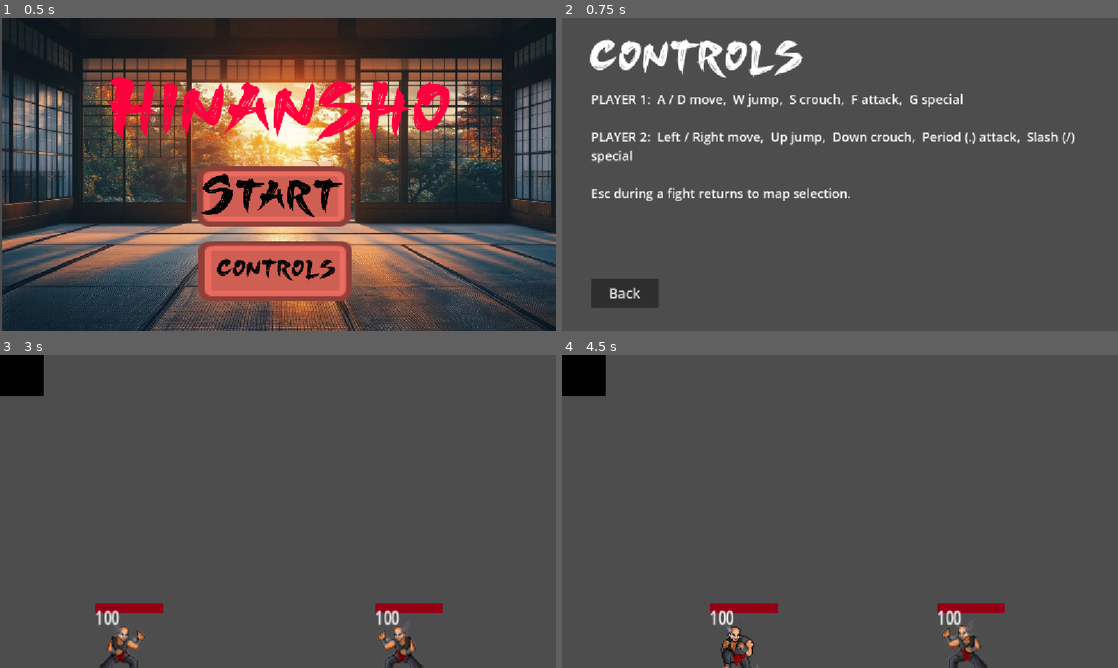
Above: before the commit, frames 1-4 (two rows, left to right).
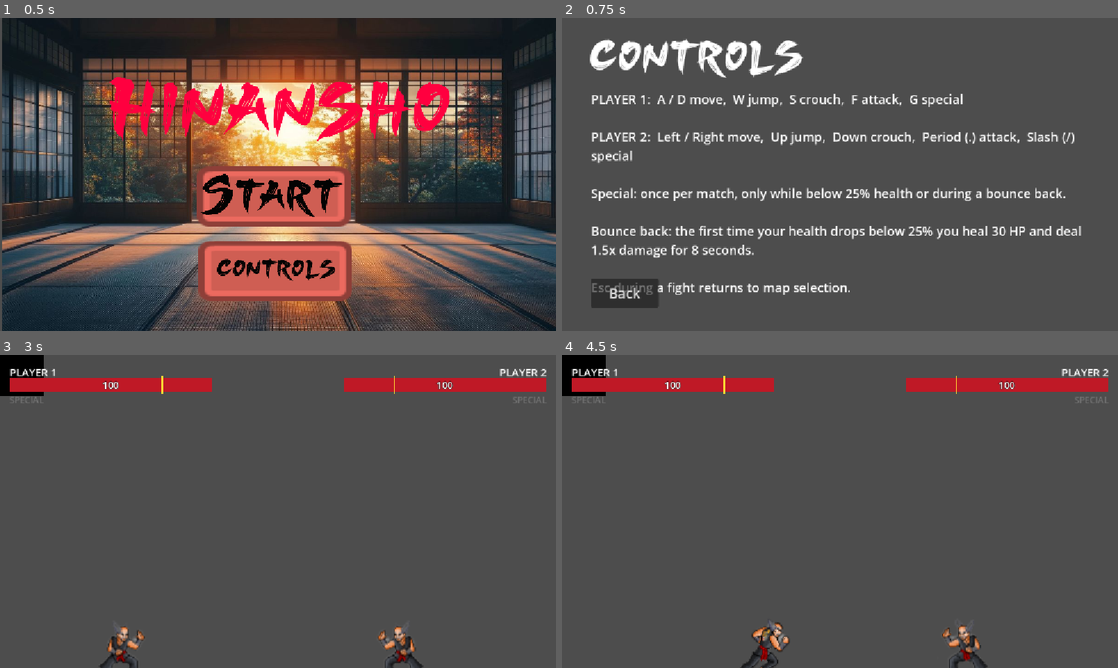
Above: after the commit, the same moments.

Repository: Jaferraza/Hinansho
Game: Godot game, scene res://scenes/main_menu.tscn
The game is run twice, just before and just after one commit, with the same random seed, the same clock (stepped at 60 frames per second) and the same inputs. Video files are missing from this copy of the repository; at most half a second of black plays in their place.
Inputs (mouse positions are in pixels of both pictures, inside the frame that each line leads up to):
- Up to frame 1 (0.5 s): no input
- Up to frame 2 (0.75 s): click (851, 271) at 0.5 s
- Up to frame 3 (3 s): click "Back" at 1.25 s; click (272, 536) at 2 s; click (77, 505) at 2.75 s
- Up to frame 4 (4.5 s): hold D from 3.53 s (still down); tap F at 3.6 s; tap W at 3.77 s; tap G at 4.35 s

Frame 1 is identical in both runs. In frame 2, 3.7% of the frame differs, in the area x 5-94%, y 54-89%; in frame 3, 4.5%; in frame 4, 5.4%, in the area x 1-99%, y 4-100%.

Commit message:
code

Diff:
--- a/scenes/controls.tscn
+++ b/scenes/controls.tscn
@@ -24,7 +24,7 @@
 
 PLAYER 2:  Left / Right move,  Up jump,  Down crouch,  Period (.) attack,  Slash (/) special
 
-Esc during a fight returns to map selection."
+Special: once per match, only while below 25% health or during a bounce back.\n\nBounce back: the first time your health drops below 25% you heal 30 HP and deal 1.5x damage for 8 seconds.\n\nEsc during a fight returns to map selection."
 autowrap_mode = 3
 
 [node name="Back" type="Button" parent="."]
--- a/scenes/heitachi.tscn
+++ b/scenes/heitachi.tscn
@@ -9,7 +9,6 @@
 [ext_resource type="Texture2D" uid="uid://cjbecqf8ew84y" path="res://assets/4444.png" id="3_m4rcp"]
 [ext_resource type="Texture2D" uid="uid://bx6urvbng55j8" path="res://assets/fbbeb8b2-f4ed-4251-870a-a9d0d3dbe1dd (2).png" id="4_cosi3"]
 [ext_resource type="Script" uid="uid://cv3v48cs8ldg3" path="res://scripts/attack_area2.gd" id="9_m55tn"]
-[ext_resource type="PackedScene" uid="uid://56axpp6ou6bl" path="res://scenes/healthbar.tscn" id="10_m55tn"]
 
 [sub_resource type="AtlasTexture" id="AtlasTexture_lu58k"]
 atlas = ExtResource("2_m4rcp")
@@ -273,10 +272,11 @@
 "speed": 3.0
 }]
 
-[sub_resource type="StyleBoxEmpty" id="StyleBoxEmpty_m55tn"]
-
 [sub_resource type="RectangleShape2D" id="RectangleShape2D_m55tn"]
 size = Vector2(47.5, 101)
+
+[sub_resource type="RectangleShape2D" id="RectangleShape2D_special"]
+size = Vector2(120, 110)
 
 [sub_resource type="RectangleShape2D" id="RectangleShape2D_hit"]
 size = Vector2(60, 70)
@@ -302,15 +302,13 @@
 position = Vector2(45, -15)
 shape = SubResource("RectangleShape2D_hit")
 
-[node name="HealthBarContainer" type="Node2D" parent="."]
-
-[node name="healthbar" parent="HealthBarContainer" instance=ExtResource("10_m55tn")]
-offset_left = -43.0
-offset_top = -47.0
-offset_right = 54.0
-offset_bottom = -37.0
-size_flags_horizontal = 0
-theme_override_styles/background = SubResource("StyleBoxEmpty_m55tn")
+[node name="SpecialArea" type="Area2D" parent="."]
+position = Vector2(0, -1)
+script = ExtResource("9_m55tn")
+
+[node name="HitShape" type="CollisionShape2D" parent="SpecialArea"]
+position = Vector2(90, -20)
+shape = SubResource("RectangleShape2D_special")
 
 [node name="CollisionShape2D" type="CollisionShape2D" parent="."]
 position = Vector2(3.75, -15.5)
--- a/scripts/fight.gd
+++ b/scripts/fight.gd
@@ -4,8 +4,13 @@
 var _over := false
 
 func _ready() -> void:
-	for fighter in get_tree().get_nodes_in_group("fighters"):
+	var fighters := get_tree().get_nodes_in_group("fighters")
+	fighters.sort_custom(func(a, b): return a.player_id < b.player_id)
+	for fighter in fighters:
 		fighter.died.connect(_on_fighter_died.bind(fighter))
+	var hud = load("res://scripts/hud.gd").new()
+	add_child(hud)
+	hud.setup(fighters)
 
 func _unhandled_input(event: InputEvent) -> void:
 	if event.is_action_pressed("ui_cancel"):
--- a/scripts/heitachi.gd
+++ b/scripts/heitachi.gd
@@ -1,6 +1,7 @@
 extends CharacterBody2D
 
 signal health_changed(health: int, max_health: int)
+signal bounced_back
 signal died
 
 const SPEED = 300.0
@@ -8,7 +9,17 @@
 const GRAVITY = 980.0
 const ATTACK_DAMAGE = 10
 const SPECIAL_DAMAGE = 25
-const DAMAGED_ANIM_SPEED = 12.0  # the hit-stun animation is 8 frames, 3 fps was ~2.7s of stun
+const DAMAGED_ANIM_SPEED = 12.0   # hit-stun animation: 8 frames, 3 fps was ~2.7s of stun
+
+# Special = sweep, then a rising uppercut on the last two frames (5 and 6).
+const SPECIAL_ANIM_SPEED = 8.0    # 7 frames -> ~0.9s instead of 2.3s
+const SPECIAL_HIT_FRAME = 5       # hitbox is only live from this frame on
+
+# Bounce back: the comeback mechanic.
+const BOUNCE_THRESHOLD = 0.25     # triggers once, when health drops below 25%
+const BOUNCE_HEAL = 30
+const BOUNCE_DAMAGE_MULT = 1.5
+const BOUNCE_DURATION = 8.0
 
 # Per-player keys. The actions are created at runtime as p1_left, p2_attack, etc.
 const CONTROLS = {
@@ -20,8 +31,12 @@
 @export var max_health: int = 100
 
 var health: int
-var current_damage: int = 0  # read by attack_area2.gd when the hitbox touches the other player
+var current_damage: int = 0   # read by attack_area2.gd when a hitbox touches the other player
 var facing: int = 1
+
+var bounce_used: bool = false
+var special_used: bool = false
+var boost_time_left: float = 0.0
 
 var is_attacking: bool = false
 var is_crouching: bool = false
@@ -31,7 +46,7 @@
 
 @onready var sprite: AnimatedSprite2D = $AnimatedSprite2D
 @onready var attack_area: Area2D = $AttackArea
-@onready var health_bar = $HealthBarContainer/healthbar
+@onready var special_area: Area2D = $SpecialArea
 
 
 func _ready() -> void:
@@ -39,11 +54,12 @@
 	health = max_health
 
 	# Players live on layer 2 and only collide with the world (layer 1), so they can't
-	# push each other around. The hitbox only looks for layer 2 (the other player).
+	# push each other around. The hitboxes only look for layer 2 (the other player).
 	collision_layer = 2
 	collision_mask = 1
-	attack_area.collision_layer = 0
-	attack_area.collision_mask = 2
+	for area in [attack_area, special_area]:
+		area.collision_layer = 0
+		area.collision_mask = 2
 
 	_setup_input()
 
@@ -51,13 +67,13 @@
 	for anim in ["attack", "special", "damaged"]:
 		if sprite.sprite_frames.has_animation(anim):
 			sprite.sprite_frames.set_animation_loop(anim, false)
-	if sprite.sprite_frames.has_animation("damaged"):
-		sprite.sprite_frames.set_animation_speed("damaged", DAMAGED_ANIM_SPEED)
+	sprite.sprite_frames.set_animation_speed("damaged", DAMAGED_ANIM_SPEED)
+	sprite.sprite_frames.set_animation_speed("special", SPECIAL_ANIM_SPEED)
 	sprite.animation_finished.connect(_on_animation_finished)
+	sprite.frame_changed.connect(_on_frame_changed)
 
 	facing = 1 if player_id == 1 else -1
 	_apply_facing()
-	health_bar.set_health_bar(health, max_health)
 	_play("idle")
 
 
@@ -76,7 +92,26 @@
 	return "p%d_%s" % [player_id, action]
 
 
+# --- queries the HUD uses -------------------------------------------------
+
+func is_boosted() -> bool:
+	return boost_time_left > 0.0
+
+
+# The special can be used once per match, while below 25% health or during the bounce-back boost.
+func can_use_special() -> bool:
+	if special_used or is_dead:
+		return false
+	return is_boosted() or float(health) < max_health * BOUNCE_THRESHOLD
+
+
+# --- main loop -------------------------------------------------------------
+
 func _physics_process(delta: float) -> void:
+	if boost_time_left > 0.0:
+		boost_time_left = maxf(boost_time_left - delta, 0.0)
+	_update_tint()
+
 	if not is_on_floor():
 		velocity.y += GRAVITY * delta
 
@@ -96,7 +131,10 @@
 		if Input.is_action_just_pressed(_a("attack")):
 			_start_attack(false)
 		elif Input.is_action_just_pressed(_a("special")):
-			_start_attack(true)
+			# Locked / already used / in the air: nothing happens.
+			if is_on_floor() and can_use_special():
+				special_used = true
+				_start_attack(true)
 
 		if is_attacking or is_special_attacking:
 			velocity.x = 0
@@ -115,43 +153,69 @@
 
 func _apply_facing() -> void:
 	sprite.flip_h = facing < 0
-	attack_area.scale.x = facing  # hitbox sits in front of the player
-
+	attack_area.scale.x = facing   # hitboxes sit in front of the player
+	special_area.scale.x = facing
+
+
+func _update_tint() -> void:
+	if is_boosted():
+		var k := 0.5 + 0.5 * sin(Time.get_ticks_msec() / 1000.0 * 10.0)
+		sprite.modulate = Color(1.0, 1.0 - 0.55 * k, 1.0 - 0.55 * k)   # pulsing red
+	else:
+		sprite.modulate = Color.WHITE
+
+
+# --- attacking -------------------------------------------------------------
 
 func _start_attack(special: bool) -> void:
 	is_crouching = false
+	var base := SPECIAL_DAMAGE if special else ATTACK_DAMAGE
+	current_damage = int(base * (BOUNCE_DAMAGE_MULT if is_boosted() else 1.0))
 	if special:
 		is_special_attacking = true
-		current_damage = SPECIAL_DAMAGE
-		_play("special", true)
+		_play("special", true)   # its hitbox is switched on later, in _on_frame_changed
 	else:
 		is_attacking = true
-		current_damage = ATTACK_DAMAGE
 		_play("attack", true)
-	attack_area.set_deferred("monitoring", true)
+		attack_area.set_deferred("monitoring", true)
 
 
 func _end_attack() -> void:
 	is_attacking = false
 	is_special_attacking = false
 	attack_area.set_deferred("monitoring", false)
-
+	special_area.set_deferred("monitoring", false)
+
+
+# --- health ----------------------------------------------------------------
 
 func take_damage(amount: int) -> void:
 	if is_dead:
 		return
 	health = maxi(health - amount, 0)
-	health_bar.set_health_bar(health, max_health)
 	health_changed.emit(health, max_health)
-	_end_attack()  # being hit cancels whatever move was in progress
+	_end_attack()   # being hit cancels whatever move was in progress
 	if health == 0:
 		is_dead = true
+		boost_time_left = 0.0
 		_play("damaged", true)
 		died.emit()
-	else:
-		is_damaged = true
-		_play("damaged", true)
-
+		return
+	is_damaged = true
+	_play("damaged", true)
+	if not bounce_used and float(health) < max_health * BOUNCE_THRESHOLD:
+		_bounce_back()
+
+
+func _bounce_back() -> void:
+	bounce_used = true
+	health = mini(health + BOUNCE_HEAL, max_health)
+	boost_time_left = BOUNCE_DURATION
+	health_changed.emit(health, max_health)
+	bounced_back.emit()
+
+
+# --- animation -------------------------------------------------------------
 
 func _update_animation() -> void:
 	# Attack / damaged / death animations are started where they happen.
@@ -177,6 +241,11 @@
 	sprite.play(anim_name)
 
 
+func _on_frame_changed() -> void:
+	if is_special_attacking:
+		special_area.set_deferred("monitoring", sprite.frame >= SPECIAL_HIT_FRAME)
+
+
 func _on_animation_finished() -> void:
 	match sprite.animation:
 		"attack", "special":
--- /dev/null
+++ b/scripts/hud.gd
@@ -0,0 +1,103 @@
+extends CanvasLayer
+# Fixed health bars at the top of the screen: Player 1 top-left, Player 2 top-right.
+# Built in code; fight.gd adds it and calls setup() with the two fighters.
+
+const BAR_W := 420.0
+const BAR_H := 28.0
+const MARGIN := 20.0
+const THRESHOLD := 0.25
+
+const FILL_NORMAL := Color(0.75, 0.1, 0.15)
+const FILL_BOOST := Color(1.0, 0.5, 0.1)
+const SPECIAL_ON := Color(1.0, 0.85, 0.2)
+const SPECIAL_OFF := Color(0.45, 0.45, 0.45)
+
+var _panels: Array = []
+
+
+func setup(fighters: Array) -> void:
+	for fighter in fighters:
+		_panels.append(_build_panel(fighter))
+
+
+func _build_panel(fighter) -> Dictionary:
+	var left: bool = fighter.player_id == 1
+	var align := HORIZONTAL_ALIGNMENT_LEFT if left else HORIZONTAL_ALIGNMENT_RIGHT
+
+	var root := Control.new()
+	root.size = Vector2(BAR_W, 130)
+	root.mouse_filter = Control.MOUSE_FILTER_IGNORE
+	add_child(root)
+
+	var name_label := _label(root, "PLAYER %d" % fighter.player_id, 22, Vector2(0, 0), BAR_W, align)
+	name_label.add_theme_color_override("font_color", Color.WHITE)
+
+	var bar := ProgressBar.new()
+	bar.position = Vector2(0, 28)
+	bar.size = Vector2(BAR_W, BAR_H)
+	bar.show_percentage = false
+	bar.step = 1.0
+	bar.mouse_filter = Control.MOUSE_FILTER_IGNORE
+	# Fill is anchored on the inside edge, so both bars drain toward their screen edge.
+	bar.fill_mode = ProgressBar.FILL_END_TO_BEGIN if left else ProgressBar.FILL_BEGIN_TO_END
+	var bg := StyleBoxFlat.new()
+	bg.bg_color = Color(0.08, 0.08, 0.08, 0.85)
+	bg.border_color = Color.WHITE
+	bg.set_border_width_all(2)
+	var fill := StyleBoxFlat.new()
+	fill.bg_color = FILL_NORMAL
+	bar.add_theme_stylebox_override("background", bg)
+	bar.add_theme_stylebox_override("fill", fill)
+	root.add_child(bar)
+
+	var hp_label := _label(bar, "", 20, Vector2(0, 0), BAR_W, HORIZONTAL_ALIGNMENT_CENTER)
+	hp_label.size.y = BAR_H
+	hp_label.vertical_alignment = VERTICAL_ALIGNMENT_CENTER
+	hp_label.add_theme_color_override("font_color", Color.WHITE)
+	hp_label.add_theme_color_override("font_outline_color", Color.BLACK)
+	hp_label.add_theme_constant_override("outline_size", 4)
+
+	# Tick at the 25% point (the bar is filled from the inside edge).
+	var tick := ColorRect.new()
+	tick.color = SPECIAL_ON
+	tick.size = Vector2(3, BAR_H + 8)
+	tick.position = Vector2((BAR_W * (1.0 - THRESHOLD) if left else BAR_W * THRESHOLD) - 1.5, 24)
+	tick.mouse_filter = Control.MOUSE_FILTER_IGNORE
+	root.add_child(tick)
+
+	var special_label := _label(root, "SPECIAL", 18, Vector2(0, 28 + BAR_H + 4), BAR_W, align)
+	var banner := _label(root, "BOUNCE BACK!", 30, Vector2(0, 28 + BAR_H + 28), BAR_W, align)
+	banner.add_theme_color_override("font_color", FILL_BOOST)
+	banner.add_theme_color_override("font_outline_color", Color.BLACK)
+	banner.add_theme_constant_override("outline_size", 6)
+	banner.visible = false
+
+	return {"fighter": fighter, "left": left, "root": root, "bar": bar, "fill": fill,
+			"hp": hp_label, "special": special_label, "banner": banner}
+
+
+func _label(parent: Node, text: String, font_size: int, pos: Vector2, width: float, align: HorizontalAlignment) -> Label:
+	var label := Label.new()
+	label.text = text
+	label.position = pos
+	label.size = Vector2(width, font_size + 8)
+	label.horizontal_alignment = align
+	label.add_theme_font_size_override("font_size", font_size)
+	label.mouse_filter = Control.MOUSE_FILTER_IGNORE
+	parent.add_child(label)
+	return label
+
+
+func _process(_delta: float) -> void:
+	var view_w := get_viewport().get_visible_rect().size.x
+	for panel in _panels:
+		var fighter = panel["fighter"]
+		if not is_instance_valid(fighter):
+			continue
+		panel["root"].position = Vector2(MARGIN if panel["left"] else view_w - MARGIN - BAR_W, MARGIN)
+		panel["bar"].max_value = fighter.max_health
+		panel["bar"].value = fighter.health
+		panel["hp"].text = str(fighter.health)
+		panel["fill"].bg_color = FILL_BOOST if fighter.is_boosted() else FILL_NORMAL
+		panel["special"].add_theme_color_override("font_color", SPECIAL_ON if fighter.can_use_special() else SPECIAL_OFF)
+		panel["banner"].visible = fighter.is_boosted()
